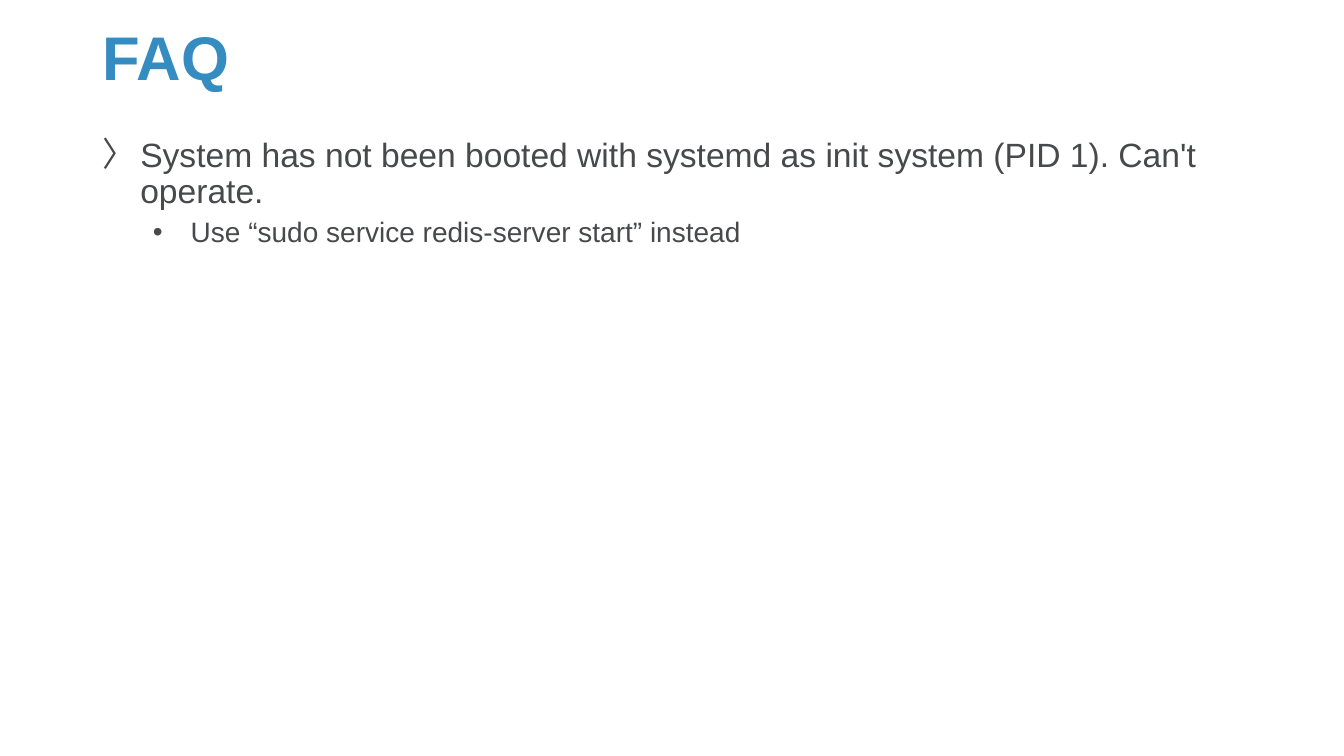
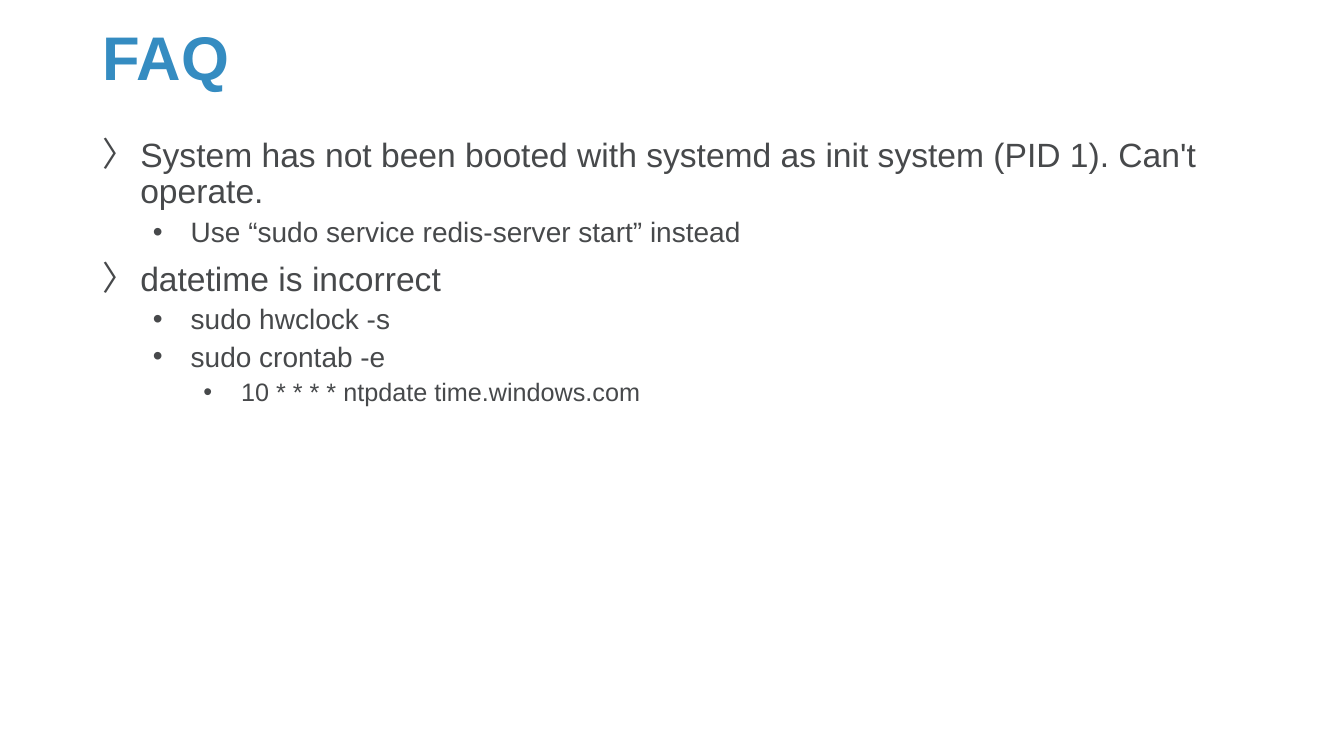
Before and after one commit to Sparks-Lu/TechNotes, a slide deck: slide 17 of Linux/WSL_Notes.pptx (slide 15 before the commit). Drawn at 1344x756 pixels with LibreOffice and Linux fonts; fonts in the diff are those of the drawing; background and template pictures are left out. Boxes give left, top, right and bottom in pixels: in the first picture for what was removed or moved away, otherwise in the second. Text is boxed around its words. In the diff, an @@ line names an element or a change of style, - is before the commit and + after.

```diff
--- a/Linux/WSL_Notes.pptx
+++ b/Linux/WSL_Notes.pptx
@@ text at [140,266,640,407]: paragraphs added @@
+〉 datetime is incorrect
+  • sudo hwclock -s
+  • sudo crontab -e
+    • 10 * * * * ntpdate time.windows.com
```
Also in this commit, not shown: 2 other slides changed, 2 slides added, 1 other file.
